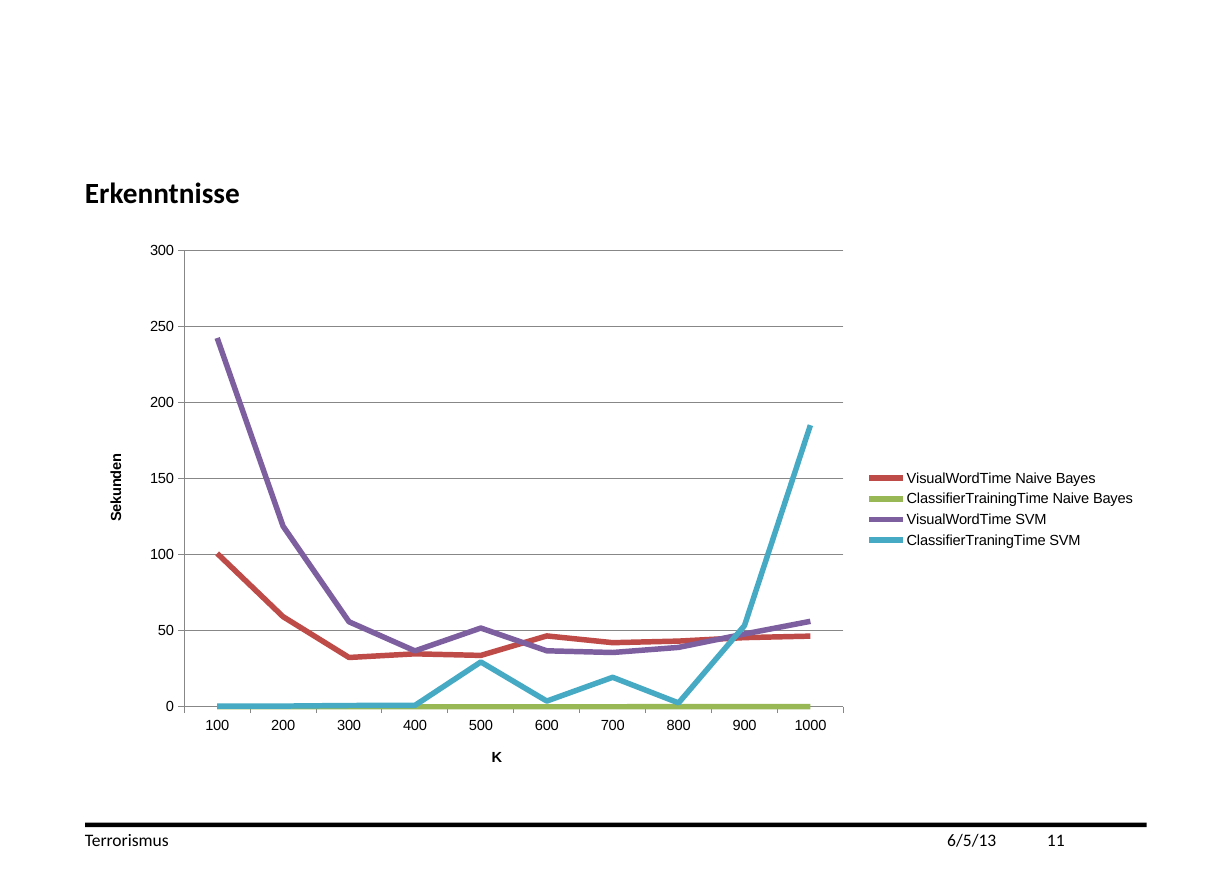
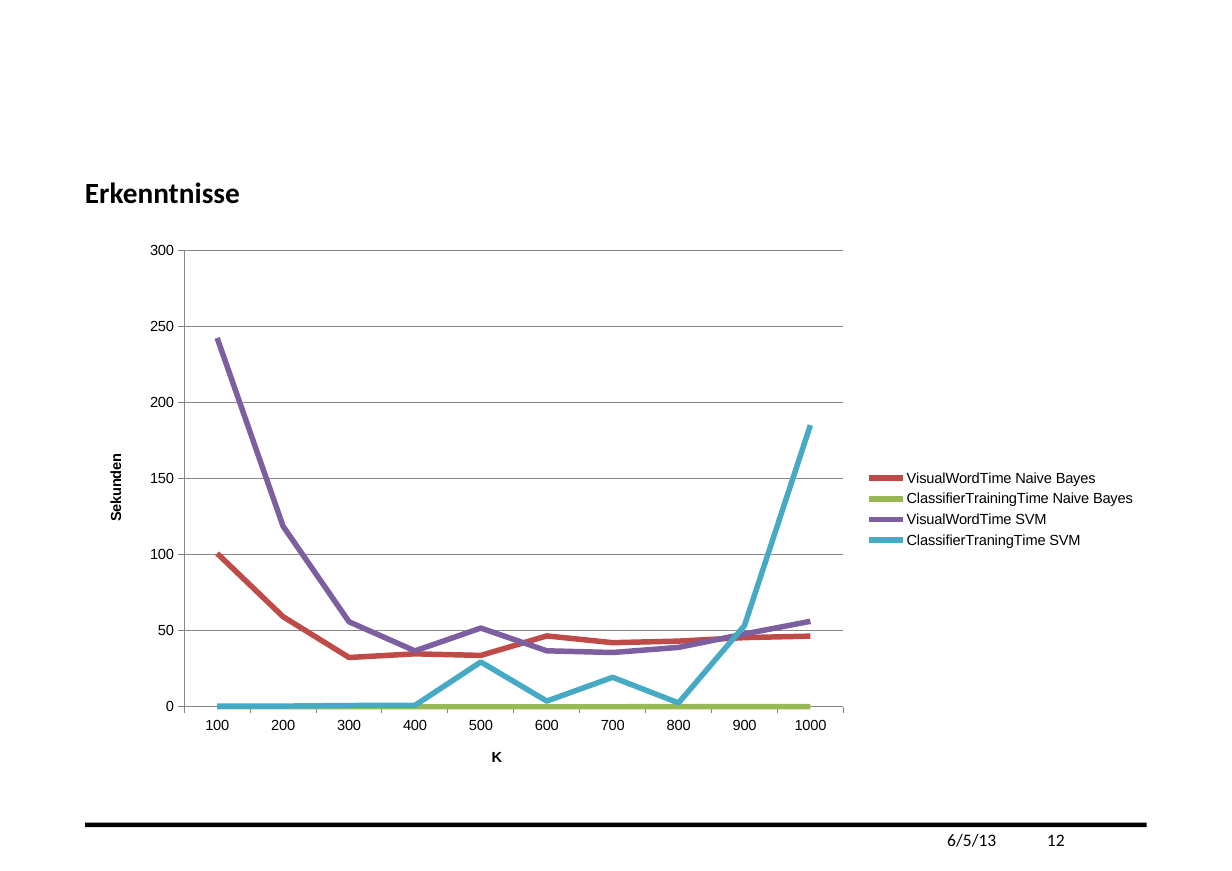
Before and after one commit to mat1/cbir, a slide deck: slide 12 of Contest.pptx (slide 11 before the commit). Drawn at 1232x871 pixels with LibreOffice and Linux fonts; fonts in the diff are those of the drawing; background and template pictures are left out. Boxes give left, top, right and bottom in pixels: in the first picture for what was removed or moved away, otherwise in the second. Text is boxed around its words. In the diff, an @@ line names an element or a change of style, - is before the commit and + after.

```diff
--- a/Contest.pptx
+++ b/Contest.pptx
@@ text removed at (85,834,169,846) @@
-Terrorismus
@@ page number at (1047,834,1065,846): text changed @@
-11
+12
```
Also in this commit, not shown: 10 other slides changed, 1 slide added.
